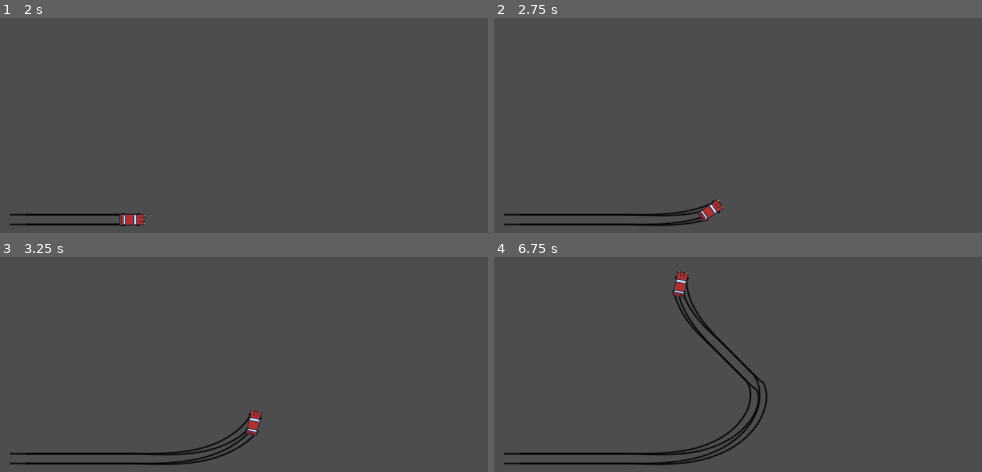
Above: before the commit, frames 1-4 (two rows, left to right).
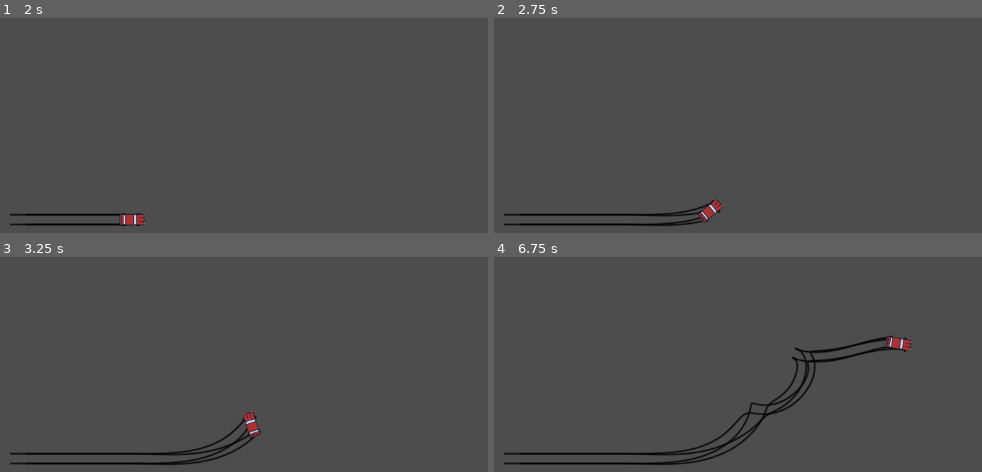
Above: after the commit, the same moments.

Repository: bigmanchadley/2d-car-game
Game: Godot game, scene res://scenes/sandbox.tscn
Two runs of this game, one before a commit and one after it. Both use one fixed random seed, a clock stepped at 60 frames per second and the inputs below. This scene is started directly instead of the project's main scene.
Inputs:
- Up to frame 1 (2 s): tap Enter at 0.5 s; hold W (P1_Forward) from 0.53 s (still down); tap Down (P2_Backward) at 0.6 s; tap Space at 1.25 s; tap Up (P2_Forward) at 1.35 s
- Up to frame 2 (2.75 s): release W (P1_Forward) at 2.03 s; hold A (P1_Left) from 2.03 s (still down); tap Left (P2_Left) at 2.1 s
- Up to frame 3 (3.25 s): keep holding A (P1_Left); tap Right (P2_Right) at 2.85 s
- Up to frame 4 (6.75 s): release A (P1_Left) at 3.53 s; hold S (P1_Backward) 3.53-4.28 s; tap one key every 0.75 s from 3.6 s: Down (P2_Backward) Up (P2_Forward) Left (P2_Left) Right (P2_Right) Down (P2_Backward); hold D (P1_Right) 4.28-5.03 s; hold W (P1_Forward) 5.03-5.78 s; hold D (P1_Right) from 5.78 s (still down)

Frame 1 is identical in both runs. In frame 2, 0.1% of the frame differs, in the area x 39-48%, y 84-96%; in frame 3, 0.7%; in frame 4, 3.1%, in the area x 36-86%, y 6-96%.
Error in both runs: Invalid access to property or key 'global_position' on a base object of type 'Nil'. (res://scripts/tire_tracks.gd:17)

Commit message:
Added inter car collision, currently broken

Diff:
--- a/project.godot
+++ b/project.godot
@@ -11,13 +11,18 @@
 [application]
 
 config/name="2D Car"
-run/main_scene="res://scenes/car.tscn"
+run/main_scene="res://scenes/level.tscn"
 config/features=PackedStringArray("4.3", "Forward Plus")
 config/icon="res://art/level_assets/icon.svg"
 
 [display]
 
+window/size/mode=2
 window/snap/snap_2d_transforms_to_pixel=false
+
+[global_group]
+
+cars=""
 
 [input]
 
--- a/scenes/car.tscn
+++ b/scenes/car.tscn
@@ -11,10 +11,11 @@
 [node name="Player1" type="Node2D"]
 position = Vector2(181, 232)
 
-[node name="Car" type="CharacterBody2D" parent="."]
+[node name="Car" type="CharacterBody2D" parent="." groups=["cars"]]
 z_index = 2
 rotation = 1.5708
 collision_layer = 2
+collision_mask = 3
 script = ExtResource("1_p8up7")
 input_up = "P1_Forward"
 input_down = "P1_Backward"
--- a/scenes/level.tscn
+++ b/scenes/level.tscn
@@ -52,6 +52,7 @@
 
 [node name="StaticBody2D4" type="StaticBody2D" parent="Grayblocking"]
 position = Vector2(499, -356)
+collision_mask = 3
 
 [node name="Sprite2D" type="Sprite2D" parent="Grayblocking/StaticBody2D4"]
 modulate = Color(0, 0, 0, 1)
--- a/scripts/car_script.gd
+++ b/scripts/car_script.gd
@@ -20,6 +20,9 @@
 var is_braking: bool
 var brake_friction: float
 var rot_dir: float
+var is_turning_left: bool
+var is_turning_right: bool
+var is_reversing: bool
 
 
 # Localize these variables?
@@ -46,11 +49,22 @@
 	steering(delta)
 
 	queue_redraw()
-
 	move_and_slide()
+
+	for i in range(get_slide_collision_count()):
+		var collision = get_slide_collision(i)
+		print_debug(collision)
+		if collision.get_collider().is_in_group("cars"):
+			car_crash(collision, delta)
+
+func _ready():
+	velocity = Vector2.ZERO
 
 ####################################### END MAIN ###############################################
 ####################################### DEBUGGER ###############################################
+func car_crash(collision, delta):
+	var collider = collision.get_collider()
+	velocity += collider.get_velocity() * delta
 func _draw():
 
 	#draw_line(Vector2.ZERO, global_transform.basis_xform_inv(steer_dir) * 50, Color(0, 1, 0), 3)
@@ -71,9 +85,6 @@
 	#draw_line(Vector2.ZERO + Vector2.UP * 20, global_transform.basis_xform_inv(sign(rot_dir) * Vector2.RIGHT.rotated(rotation)) * 52, Color(0,0,1), 3) #blue
 	pass
 
-	# NOTES
-	# The draw_line apparently does a rotation pass or something. So I have to pass an unrotated value or there will be a mismatch (double rotation)
-
 
 ################################## Function Declarations ########################################
 #################################################################################################
@@ -97,9 +108,11 @@
 	if Input.is_action_pressed(input_down):
 		bwd_input = Vector2(0, 1)
 		brake_check = true
+		is_reversing = true
 	else:
 		bwd_input = Vector2(0,0)
 		brake_check = false
+		is_reversing = false
 	# Store Acceleration direction
 	accel_dir = (fwd_input + bwd_input).rotated(rotation).normalized()
 
@@ -110,30 +123,32 @@
 
 	if Input.is_action_pressed(input_left):
 		turn_left = Vector2.LEFT.rotated(rotation)
+		is_turning_left = true
 	else:
 		turn_left = Vector2(0,0)
+		is_turning_left = false
 
 	if Input.is_action_pressed(input_right):
 		turn_right = Vector2.RIGHT.rotated(rotation)
+		is_turning_right = true
 	else:
 		turn_right = Vector2(0,0)
-
-	var reverse_correct = sign(fwd_dir.dot(velocity))
-	if reverse_correct == 0:
-		reverse_correct = 1
-
-	var steer_dir = (turn_left + turn_right).normalized() * reverse_correct
-	if steer_dir == Vector2(0,0):
-		steer_dir = fwd_dir
+		is_turning_right = false
+
+	var steer_dir = (turn_left + turn_right).normalized()
 	rot_dir = clamp(fwd_dir.cross(steer_dir), -1.0, 1.0)
+	# if is_reversing:
+	# 	rot_dir *= -1.0
+
 	#############################################################################
 	# Car Sprite Switcher #######################################################
-	var steer_visual = steer_dir * reverse_correct
-	if steer_visual == fwd_dir:
+	var turn_direction = 0
+	turn_direction = int(is_turning_left) + int(is_turning_right)
+	if turn_direction == 0 or turn_direction == 2:
 		$Sprite2D.frame = 0
-	elif steer_visual == turn_left:
+	elif is_turning_left:
 		$Sprite2D.frame = 1
-	elif steer_visual == turn_right:
+	elif is_turning_right:
 		$Sprite2D.frame = 2
 	#############################################################################
 
@@ -159,12 +174,17 @@
 	var medial_speed = velocity.dot(fwd_dir)
 	medial_vel = medial_speed * fwd_dir
 	lateral_vel = (velocity - medial_speed * fwd_dir)
+	var medial_mag = medial_vel.length()
+	var misalignment = vel_dir.cross(fwd_dir)
+
 	#############################################################################
 	# Lateral Friction ##########################################################
 	var lateral_mag = lateral_vel.length()
 	var accel_factor = 0.997 # if not accelerating the friction value is reduced (friction increases)
 	if is_accelerating:
-		accel_factor = 1.0 # if accelerating the friction value stays at 100%
+		#accel_factor = 1.0 # if accelerating the friction value stays at 100%
+		var torque_ratio = clamp(vel_mag/300, 0.0, 1.0) * abs(misalignment)
+		accel_factor = lerp(1.0, 1.005, torque_ratio)
 	var lateral_friction_ratio = lateral_mag / 100
 	var lateral_friction_weight = clamp(lateral_friction_ratio, 0.0, 1.0)
 	var lateral_friction = lerp(0.9, 0.99, lateral_friction_weight) * accel_factor
@@ -183,35 +203,57 @@
 	velocity = (lateral_vel) + (medial_vel) + force_addition
 	#############################################################################
 	# Angular Friction ##########################################################
-	var speed_ratio = clamp(velocity.length() / 200, 0.0, 1.0)
+	var speed_ratio = clamp(velocity.length() / 100, 0.0, 1.0)
 	var abs_alignment = abs(alignment) # 0 to 1
 	if velocity == Vector2(0,0):
 		abs_alignment = 1
 		# More angular friction at low speed - May need to change but certainly works as a bandaid
-	var angular_friction = lerp(0.1, 0.99, speed_ratio * (1.0 - abs_alignment))
+	var rot_momentum_weight = clamp(abs(rot_momentum) / 2.0, 0.0, 1.0)
+	#print_debug("rot_momentum_weight:	", rot_momentum_weight)
+	var alignment_weight = pow(abs_alignment, 2.0)
+	var angular_friction = lerp(0.1, 0.99, speed_ratio * rot_momentum_weight)
+	#print_debug("angular_friction: ", angular_friction)
+	#print_debug("abs_alignment:	", abs_alignment)
+	#print_debug("weight_af:	", speed_ratio * (1.0 - abs_alignment))
+	#print_debug("angular_friction:	", angular_friction)
 	#############################################################################
 	# Alignment Force ###########################################################
-	var misalignment = vel_dir.cross(fwd_dir)
 	traction = lerp(0.5, 1.0, abs_alignment)
 	var aligning_force = traction * -misalignment
+	#print_debug("align_force:	", aligning_force)
 	#############################################################################
 	# Rotation Momentum #########################################################
-	var rot_speed = 4
-	var rot_traction = traction * clamp(vel_mag/100, 0.0, 1.0)
+		# Relative torque is torque relative to either medial or current velocity
+		# rot_torque increases: alignment
+		# rot_torque decreases: as velocity increases
+	# ROTATION TORQUE NEEDS TUNING!!!
+	var rot_traction = traction * clamp(vel_mag/200, 0.0, 1.0)
+
+	var torque_factor = clamp(torque / 300, 0.0, 1.0)
+	var velocity_factor = clamp(vel_mag / MAX_SPEED, 0.0, 1.0)
+	var rot_torque = lerp(0.0, 3.0, velocity_factor  * torque_factor * abs_alignment * int(is_accelerating))
+	#print_debug("rot_torque:	", rot_torque)
+	#print_debug("abs_alignment:	", abs_alignment)
+
+	var rot_const = 4
+	var rot_input = (rot_const + rot_torque) * rot_traction * rot_dir
+	#print_debug("rot_input:	", rot_input)
 		# Replace the 4 with a rot_speed or rot torque. Consider variability vs constant
 		# May want rot_speed to be a value that increases with velocity? Or torque or sudden change in velocity?
 		# rot_dir = User Input: -1, 0, or 1
-	rot_momentum += (aligning_force + rot_speed * rot_traction * rot_dir) * delta
+	rot_momentum += (aligning_force + rot_input) * delta
 	rot_momentum *= pow(angular_friction, delta)
-	rot_momentum = clamp(rot_momentum, -4, 4)
+	#print_debug("af_delta_time:	", pow(angular_friction, delta))
+	rot_momentum = clamp(rot_momentum, -6, 6)
+	#print_debug("rot_momentum:	", rot_momentum)
 	#############################################################################
 	# Rotation ##################################################################
-	rotation += rot_momentum * delta
-
-	#############################################################################
-
-
-
-
-
-#################################################################################################
+	rotation += rot_momentum * delta #* (medial_mag / 150)
+
+	#############################################################################
+
+
+
+
+
+#################################################################################################
--- a/scripts/manager.gd
+++ b/scripts/manager.gd
@@ -15,7 +15,7 @@
 var starting_position_2 = Vector2(-245, -400)
 var starting_position_3 = Vector2(-245, -370)
 
-var desired_player_count = 1
+var desired_player_count = 0
 # Called when the node enters the scene tree for the first time.
 func _ready():
 	spawn_players()
@@ -64,4 +64,3 @@
 		desired_player_count = 1
 	spawn_players()
 	print_debug("button pressed")
-	pass # Replace with function body.
